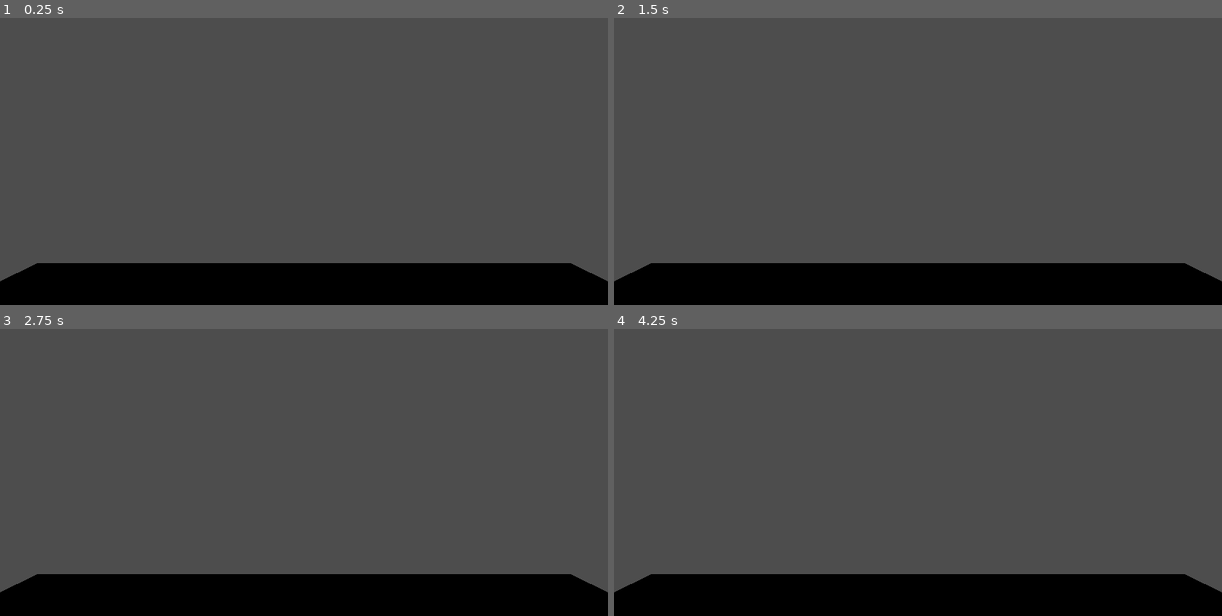
Above: before the commit, frames 1-4 (two rows, left to right).
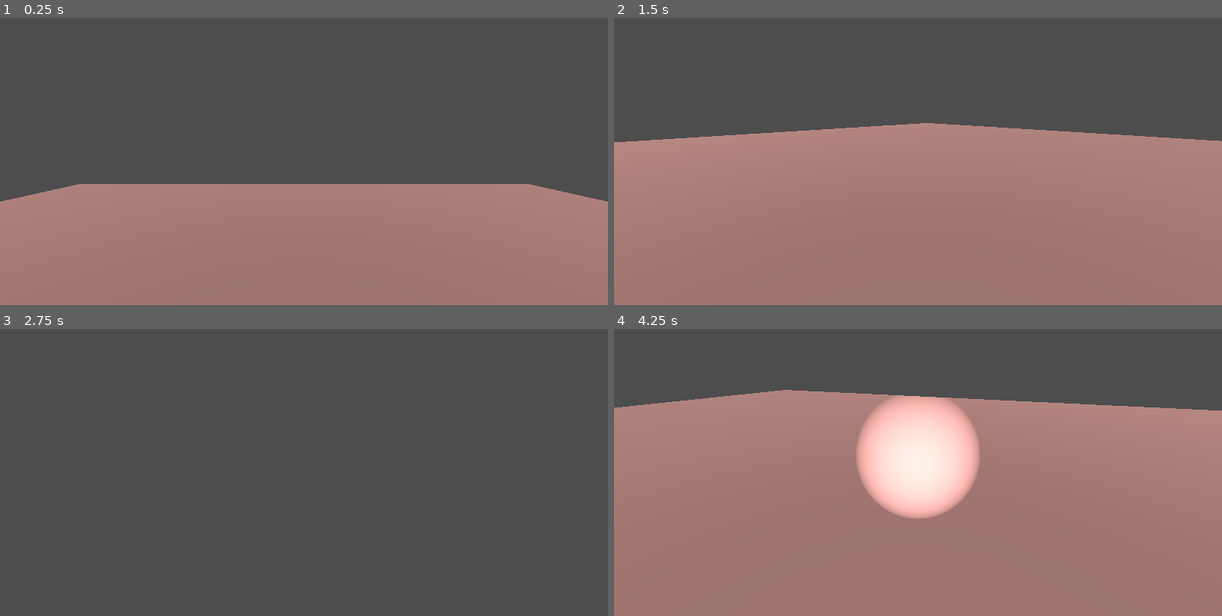
Above: after the commit, the same moments.

Repository: Kelven722/Tung-Tung-Tung-Game
Game: Godot game, scene res://scenes/game.tscn
Same seed, same stepped clock (60 frames per second), same inputs: the game is played once before the commit and once after it. Before the commit the project starts from res://game.tscn.
Inputs (mouse positions are in pixels of both pictures, inside the frame that each line leads up to):
- Up to frame 1 (0.25 s): no input
- Up to frame 2 (1.5 s): tap Enter at 0.5 s; move the mouse to (1051, 115) at 0.52 s; hold D (right, bound only after the commit) 0.53-1.28 s; tap Ctrl (crouch, bound only after the commit) at 0.6 s; click (1051, 115) at 0.67 s; tap Space (jump, bound only after the commit) at 0.77, 1.07 s; tap F (flashlight, bound only after the commit) at 0.8, 1.35 s; move the mouse to (796, 150) at 1.27 s; hold S (backward, bound only after the commit) from 1.28 s (still down); click (796, 150) at 1.42 s
- Up to frame 3 (2.75 s): tap Space (jump, bound only after the commit) at 1.52, 1.82, 2.3 s; tap V (zoom, bound only after the commit) at 1.55 s; move the mouse to (364, 369) at 2.02 s; release S (backward, bound only after the commit) at 2.03 s; hold D (right, bound only after the commit) from 2.03 s (still down); hold V (zoom, bound only after the commit) from 2.03 s (still down); click (364, 369) at 2.17 s
- Up to frame 4 (4.25 s): tap Space (jump, bound only after the commit) at 2.75, 2.85, 3.02, 3.32, 3.77, 4.07 s; move the mouse to (887, 512) at 2.77 s; release D (right, bound only after the commit) at 2.78 s; release V (zoom, bound only after the commit) at 2.78 s; hold W (forward, bound only after the commit) 2.78-3.53 s; click (887, 512) at 2.92 s; tap Ctrl (crouch, bound only after the commit) at 3.05, 3.6 s; move the mouse to (1100, 495) at 3.52 s; hold A (left, bound only after the commit) from 3.53 s (still down); click (1100, 495) at 3.67 s; tap F (flashlight, bound only after the commit) at 3.8 s

The runs differ from the first frame. In frame 1, 41% of the frame differs, in the area x 0-100%, y 57-100%; in frame 2, 60%; in frame 3, 14%; in frame 4, 75%, in the area x 0-100%, y 21-100%.

Commit message:
player movements

Diff:
--- a/game.tscn
+++ /dev/null
@@ -1,21 +0,0 @@
-[gd_scene format=3 uid="uid://elst0xn32iil"]
-
-[ext_resource type="PackedScene" uid="uid://ckudr8chj1kgo" path="res://player.tscn" id="1_80nbo"]
-
-[sub_resource type="BoxMesh" id="BoxMesh_mwb40"]
-
-[sub_resource type="BoxShape3D" id="BoxShape3D_80nbo"]
-
-[node name="game" type="Node3D" unique_id=297197641]
-
-[node name="floor" type="StaticBody3D" parent="." unique_id=2115377763]
-transform = Transform3D(10.09936, 0, 0, 0, 0.14748651, 0, 0, 0, 9.440468, 0, 0, 0)
-
-[node name="MeshInstance3D" type="MeshInstance3D" parent="floor" unique_id=1032634496]
-mesh = SubResource("BoxMesh_mwb40")
-
-[node name="CollisionShape3D" type="CollisionShape3D" parent="floor" unique_id=52001589]
-shape = SubResource("BoxShape3D_80nbo")
-
-[node name="player" parent="." unique_id=1865145875 instance=ExtResource("1_80nbo")]
-transform = Transform3D(1, 0, 0, 0, 1, 0, 0, 0, 1, 0, 2, 0)
--- a/icon.svg
+++ /dev/null
@@ -1 +0,0 @@
-<svg xmlns="http://www.w3.org/2000/svg" width="128" height="128"><rect width="124" height="124" x="2" y="2" fill="#363d52" stroke="#212532" stroke-width="4" rx="14"/><g fill="#fff" transform="translate(12.322 12.322)scale(.101)"><path d="M105 673v33q407 354 814 0v-33z"/><path fill="#478cbf" d="m105 673 152 14q12 1 15 14l4 67 132 10 8-61q2-11 15-15h162q13 4 15 15l8 61 132-10 4-67q3-13 15-14l152-14V427q30-39 56-81-35-59-83-108-43 20-82 47-40-37-88-64 7-51 8-102-59-28-123-42-26 43-46 89-49-7-98 0-20-46-46-89-64 14-123 42 1 51 8 102-48 27-88 64-39-27-82-47-48 49-83 108 26 42 56 81zm0 33v39c0 276 813 276 814 0v-39l-134 12-5 69q-2 10-14 13l-162 11q-12 0-16-11l-10-65H446l-10 65q-4 11-16 11l-162-11q-12-3-14-13l-5-69z"/><path d="M483 600c0 34 58 34 58 0v-86c0-34-58-34-58 0z"/><circle cx="725" cy="526" r="90"/><circle cx="299" cy="526" r="90"/></g><g fill="#414042" transform="translate(12.322 12.322)scale(.101)"><circle cx="307" cy="532" r="60"/><circle cx="717" cy="532" r="60"/></g></svg>
--- a/player.tscn
+++ /dev/null
@@ -1,19 +0,0 @@
-[gd_scene format=3 uid="uid://ckudr8chj1kgo"]
-
-[sub_resource type="CapsuleShape3D" id="CapsuleShape3D_sh265"]
-
-[sub_resource type="CapsuleMesh" id="CapsuleMesh_4flbx"]
-
-[node name="player" type="CharacterBody3D" unique_id=1865145875]
-
-[node name="CollisionShape3D" type="CollisionShape3D" parent="." unique_id=1810509203]
-shape = SubResource("CapsuleShape3D_sh265")
-
-[node name="MeshInstance3D" type="MeshInstance3D" parent="." unique_id=10762280]
-mesh = SubResource("CapsuleMesh_4flbx")
-
-[node name="head" type="Node3D" parent="." unique_id=2085885484]
-transform = Transform3D(1, 0, 0, 0, 1, 0, 0, 0, 1, 0, 0.018517852, 0)
-
-[node name="Camera3D" type="Camera3D" parent="head" unique_id=785523849]
-transform = Transform3D(1, 0, 0, 0, 1, 0, 0, 0, 1, 0, 0.49951088, -0.49982584)
--- /dev/null
+++ b/player/FOV.gd
@@ -0,0 +1,12 @@
+extends Camera3D
+
+var wanted_fov = 75.0
+
+func _process(delta: float) -> void:
+	if Input.is_action_pressed("zoom") and wanted_fov != 30:
+		wanted_fov = 30.0
+	if !Input.is_action_pressed("zoom") and wanted_fov != 75:
+		wanted_fov = 75.0
+	if fov != wanted_fov:
+		var wanted_value = lerp(fov, wanted_fov, 0.2)
+		fov = wanted_value
--- /dev/null
+++ b/player/first_person_cam.gd
@@ -0,0 +1,24 @@
+extends Node3D
+
+var sensitivity = 0.2
+var can_look := true
+
+func _ready() -> void:
+	Input.set_mouse_mode(Input.MOUSE_MODE_CAPTURED)
+	$"../../flashlight".visible = false
+
+
+func _process(delta: float) -> void:
+	if Input.is_action_just_pressed("flashlight"):
+		$"../../flashlight".visible = !$"../../flashlight".visible
+		$Camera3D/click_sound.play()
+
+
+func _input(event: InputEvent) -> void:
+	if !can_look:
+		return
+
+	if event is InputEventMouseMotion:
+		get_parent().rotate_y(deg_to_rad(-event.relative.x * sensitivity))
+		rotate_x(deg_to_rad(-event.relative.y * sensitivity))
+		rotation.x = clamp(rotation.x, deg_to_rad(-90), deg_to_rad(90))
--- /dev/null
+++ b/player/flashlight.gd
@@ -0,0 +1,14 @@
+extends SpotLight3D
+
+@onready var player = get_tree().current_scene.get_node("player/head")
+
+func _process(delta: float) -> void:
+	global_transform.origin = player.global_transform.origin
+
+func _physics_process(delta: float) -> void:
+	var rot_y = lerp_angle(global_rotation.y, player.global_rotation.y , 0.3)
+	var rot_x = lerp_angle(global_rotation.x, player.global_rotation.x , 0.3)
+	var rot_z = lerp_angle(global_rotation.z, player.global_rotation.z , 0.3)
+	global_rotation.y = rot_y
+	global_rotation.x = rot_x
+	global_rotation.z = rot_z
--- /dev/null
+++ b/player/player.gd
@@ -0,0 +1,61 @@
+extends CharacterBody3D
+
+const WALK_SPEED = 3.0
+const CROUCH_SPEED = 1.5
+const JUMP_VELOCITY = 4.0
+
+const STAND_HEIGHT = 2.0
+const CROUCH_HEIGHT = 0.85
+
+var crouching = false
+
+@onready var camera = $head/Camera3D
+@onready var collision_shape = $CollisionShape3D
+
+
+func _physics_process(delta: float) -> void:
+
+	# Gravity
+	if not is_on_floor():
+		velocity += get_gravity() * delta
+
+	# Jump
+	if Input.is_action_just_pressed("jump") and is_on_floor() and not crouching:
+		velocity.y = JUMP_VELOCITY
+
+	# Crouch toggle
+	if Input.is_action_just_pressed("crouch"):
+		crouching = !crouching
+
+	# Movement speed
+	var speed = CROUCH_SPEED if crouching else WALK_SPEED
+
+	# Smooth crouch animation
+	var target_height = CROUCH_HEIGHT if crouching else STAND_HEIGHT
+
+	collision_shape.shape.height = lerp(
+		collision_shape.shape.height,
+		target_height,
+		10.0 * delta
+	)
+
+	# Camera-relative movement
+	var input_dir = Input.get_vector(
+		"left","right","forward","backward")
+	var camera_basis = camera.global_transform.basis
+	var direction = camera_basis * Vector3(input_dir.x,0,input_dir.y)
+
+	# Ignore vertical camera rotation
+	direction.y = 0
+	direction = direction.normalized()
+
+	# Apply movement
+	if direction.length() > 0:
+		velocity.x = direction.x * speed
+		velocity.z = direction.z * speed
+	else:
+		velocity.x = move_toward(velocity.x, 0, speed)
+		velocity.z = move_toward(velocity.z, 0, speed)
+
+	# Move player
+	move_and_slide()
--- a/project.godot
+++ b/project.godot
@@ -13,7 +13,72 @@
 config/name="New Game Project"
 run/main_scene="uid://elst0xn32iil"
 config/features=PackedStringArray("4.6", "Forward Plus")
-config/icon="res://icon.svg"
+
+[display]
+
+window/size/mode=4
+
+[editor_plugins]
+
+enabled=PackedStringArray("res://addons/godot_super-wakatime/plugin.cfg")
+
+[input]
+
+left={
+"deadzone": 0.2,
+"events": [Object(InputEventKey,"resource_local_to_scene":false,"resource_name":"","device":-1,"window_id":0,"alt_pressed":false,"shift_pressed":false,"ctrl_pressed":false,"meta_pressed":false,"pressed":false,"keycode":0,"physical_keycode":65,"key_label":0,"unicode":97,"location":0,"echo":false,"script":null)
+]
+}
+right={
+"deadzone": 0.2,
+"events": [Object(InputEventKey,"resource_local_to_scene":false,"resource_name":"","device":-1,"window_id":0,"alt_pressed":false,"shift_pressed":false,"ctrl_pressed":false,"meta_pressed":false,"pressed":false,"keycode":0,"physical_keycode":68,"key_label":0,"unicode":100,"location":0,"echo":false,"script":null)
+]
+}
+forward={
+"deadzone": 0.2,
+"events": [Object(InputEventKey,"resource_local_to_scene":false,"resource_name":"","device":-1,"window_id":0,"alt_pressed":false,"shift_pressed":false,"ctrl_pressed":false,"meta_pressed":false,"pressed":false,"keycode":0,"physical_keycode":87,"key_label":0,"unicode":119,"location":0,"echo":false,"script":null)
+]
+}
+backward={
+"deadzone": 0.2,
+"events": [Object(InputEventKey,"resource_local_to_scene":false,"resource_name":"","device":-1,"window_id":0,"alt_pressed":false,"shift_pressed":false,"ctrl_pressed":false,"meta_pressed":false,"pressed":false,"keycode":0,"physical_keycode":83,"key_label":0,"unicode":115,"location":0,"echo":false,"script":null)
+]
+}
+crouch={
+"deadzone": 0.2,
+"events": [Object(InputEventKey,"resource_local_to_scene":false,"resource_name":"","device":-1,"window_id":0,"alt_pressed":false,"shift_pressed":false,"ctrl_pressed":false,"meta_pressed":false,"pressed":false,"keycode":0,"physical_keycode":4194326,"key_label":0,"unicode":0,"location":0,"echo":false,"script":null)
+]
+}
+jump={
+"deadzone": 0.2,
+"events": [Object(InputEventKey,"resource_local_to_scene":false,"resource_name":"","device":-1,"window_id":0,"alt_pressed":false,"shift_pressed":false,"ctrl_pressed":false,"meta_pressed":false,"pressed":false,"keycode":0,"physical_keycode":32,"key_label":0,"unicode":32,"location":0,"echo":false,"script":null)
+]
+}
+zoom={
+"deadzone": 0.2,
+"events": [Object(InputEventKey,"resource_local_to_scene":false,"resource_name":"","device":-1,"window_id":0,"alt_pressed":false,"shift_pressed":false,"ctrl_pressed":false,"meta_pressed":false,"pressed":false,"keycode":0,"physical_keycode":86,"key_label":0,"unicode":118,"location":0,"echo":false,"script":null)
+]
+}
+sprint={
+"deadzone": 0.2,
+"events": [Object(InputEventKey,"resource_local_to_scene":false,"resource_name":"","device":-1,"window_id":0,"alt_pressed":false,"shift_pressed":false,"ctrl_pressed":false,"meta_pressed":false,"pressed":false,"keycode":0,"physical_keycode":4194325,"key_label":0,"unicode":0,"location":0,"echo":false,"script":null)
+]
+}
+interact={
+"deadzone": 0.2,
+"events": [Object(InputEventKey,"resource_local_to_scene":false,"resource_name":"","device":-1,"window_id":0,"alt_pressed":false,"shift_pressed":false,"ctrl_pressed":false,"meta_pressed":false,"pressed":false,"keycode":0,"physical_keycode":69,"key_label":0,"unicode":101,"location":0,"echo":false,"script":null)
+]
+}
+pause={
+"deadzone": 0.2,
+"events": [Object(InputEventKey,"resource_local_to_scene":false,"resource_name":"","device":-1,"window_id":0,"alt_pressed":false,"shift_pressed":false,"ctrl_pressed":false,"meta_pressed":false,"pressed":false,"keycode":0,"physical_keycode":4194305,"key_label":0,"unicode":0,"location":0,"echo":false,"script":null)
+]
+}
+flashlight={
+"deadzone": 0.2,
+"events": [Object(InputEventKey,"resource_local_to_scene":false,"resource_name":"","device":-1,"window_id":0,"alt_pressed":false,"shift_pressed":false,"ctrl_pressed":false,"meta_pressed":false,"pressed":false,"keycode":0,"physical_keycode":70,"key_label":0,"unicode":102,"location":0,"echo":false,"script":null)
+]
+}
 
 [physics]
 
--- /dev/null
+++ b/scenes/game.tscn
@@ -0,0 +1,45 @@
+[gd_scene format=3 uid="uid://elst0xn32iil"]
+
+[ext_resource type="PackedScene" uid="uid://ckudr8chj1kgo" path="res://scenes/player.tscn" id="1_yqjtg"]
+[ext_resource type="Script" uid="uid://cbmfpfim06u8s" path="res://player/flashlight.gd" id="2_lnu2h"]
+
+[sub_resource type="Environment" id="Environment_feb5d"]
+background_mode = 3
+background_energy_multiplier = 0.8
+
+[sub_resource type="StandardMaterial3D" id="StandardMaterial3D_yqjtg"]
+albedo_color = Color(0.61295664, 0.43995234, 0.4212793, 1)
+
+[sub_resource type="BoxMesh" id="BoxMesh_mwb40"]
+
+[sub_resource type="BoxShape3D" id="BoxShape3D_80nbo"]
+
+[node name="game" type="Node3D" unique_id=297197641]
+
+[node name="WorldEnvironment" type="WorldEnvironment" parent="." unique_id=693028575]
+environment = SubResource("Environment_feb5d")
+
+[node name="DirectionalLight3D" type="DirectionalLight3D" parent="." unique_id=2106895490]
+transform = Transform3D(1, 0, 0, 0, -0.17631167, 0.9843344, 0, -0.9843344, -0.17631167, 0, 14.069249, -4.134317)
+
+[node name="player" parent="." unique_id=1865145875 instance=ExtResource("1_yqjtg")]
+transform = Transform3D(1, 0, 0, 0, 1, 0, 0, 0, 1, 0, 2, 0)
+
+[node name="flashlight" type="SpotLight3D" parent="." unique_id=687534129]
+transform = Transform3D(1, 0, 0, 0, 1, 0, 0, 0, 1, 0, -5.3244934, 0)
+light_energy = 7.0
+light_volumetric_fog_energy = 0.2
+shadow_enabled = true
+spot_range = 17.0
+spot_angle = 13.427917
+script = ExtResource("2_lnu2h")
+
+[node name="floor" type="StaticBody3D" parent="." unique_id=2115377763]
+transform = Transform3D(19.976612, 0, 0, 0, 0.14748651, 0, 0, 0, 20.730303, 0, 0, 0)
+
+[node name="MeshInstance3D" type="MeshInstance3D" parent="floor" unique_id=1032634496]
+material_override = SubResource("StandardMaterial3D_yqjtg")
+mesh = SubResource("BoxMesh_mwb40")
+
+[node name="CollisionShape3D" type="CollisionShape3D" parent="floor" unique_id=52001589]
+shape = SubResource("BoxShape3D_80nbo")
--- /dev/null
+++ b/scenes/player.tscn
@@ -0,0 +1,35 @@
+[gd_scene format=3 uid="uid://ckudr8chj1kgo"]
+
+[ext_resource type="Script" uid="uid://b0gd8hrqpvtbb" path="res://player/player.gd" id="1_4flbx"]
+[ext_resource type="Script" uid="uid://df678dbt7c6vh" path="res://player/first_person_cam.gd" id="2_onrkg"]
+[ext_resource type="Script" uid="uid://bnsqhunlvp1xh" path="res://player/FOV.gd" id="3_i3pqv"]
+[ext_resource type="AudioStream" uid="uid://blv84qqepyx1" path="res://sounds/click_sound.mp3" id="4_dqkch"]
+
+[sub_resource type="CapsuleShape3D" id="CapsuleShape3D_sh265"]
+
+[sub_resource type="StandardMaterial3D" id="StandardMaterial3D_dqkch"]
+albedo_color = Color(0.96625966, 0.8474096, 0.9040456, 1)
+
+[sub_resource type="CapsuleMesh" id="CapsuleMesh_4flbx"]
+material = SubResource("StandardMaterial3D_dqkch")
+
+[node name="player" type="CharacterBody3D" unique_id=1865145875]
+script = ExtResource("1_4flbx")
+
+[node name="CollisionShape3D" type="CollisionShape3D" parent="." unique_id=1810509203]
+shape = SubResource("CapsuleShape3D_sh265")
+
+[node name="MeshInstance3D" type="MeshInstance3D" parent="." unique_id=10762280]
+mesh = SubResource("CapsuleMesh_4flbx")
+
+[node name="head" type="Node3D" parent="." unique_id=2085885484]
+transform = Transform3D(1, 0, 0, 0, 1, 0, 0, 0, 1, 0, 0.55281496, 0)
+script = ExtResource("2_onrkg")
+
+[node name="Camera3D" type="Camera3D" parent="head" unique_id=785523849]
+transform = Transform3D(1, 0, 0, 0, 1, 0, 0, 0, 1, 0, 0.028635025, -0.49982584)
+script = ExtResource("3_i3pqv")
+
+[node name="click_sound" type="AudioStreamPlayer3D" parent="head/Camera3D" unique_id=769157081]
+transform = Transform3D(1, 0, 0, 0, 1, 0, 0, 0, 1, 0, 0, 0.17915228)
+stream = ExtResource("4_dqkch")
Not shown, added: addons/godot_super-wakatime/api_key_prompt.tscn
Not shown, added: addons/godot_super-wakatime/counter.tscn
Not shown, added: addons/godot_super-wakatime/decompressor.gd
Not shown, added: addons/godot_super-wakatime/decompressor.gd.uid
Not shown, added: addons/godot_super-wakatime/godot_super-wakatime.gd
Not shown, added: addons/godot_super-wakatime/godot_super-wakatime.gd.uid
Not shown, added: addons/godot_super-wakatime/plugin.cfg
Not shown, added: addons/godot_super-wakatime/utils.gd
Not shown, added: addons/godot_super-wakatime/utils.gd.uid
Not shown, added: click_sound.mp3.import
Not shown, removed: icon.svg.import
Not shown, added: player/FOV.gd.uid
(and 6 more such lines)
